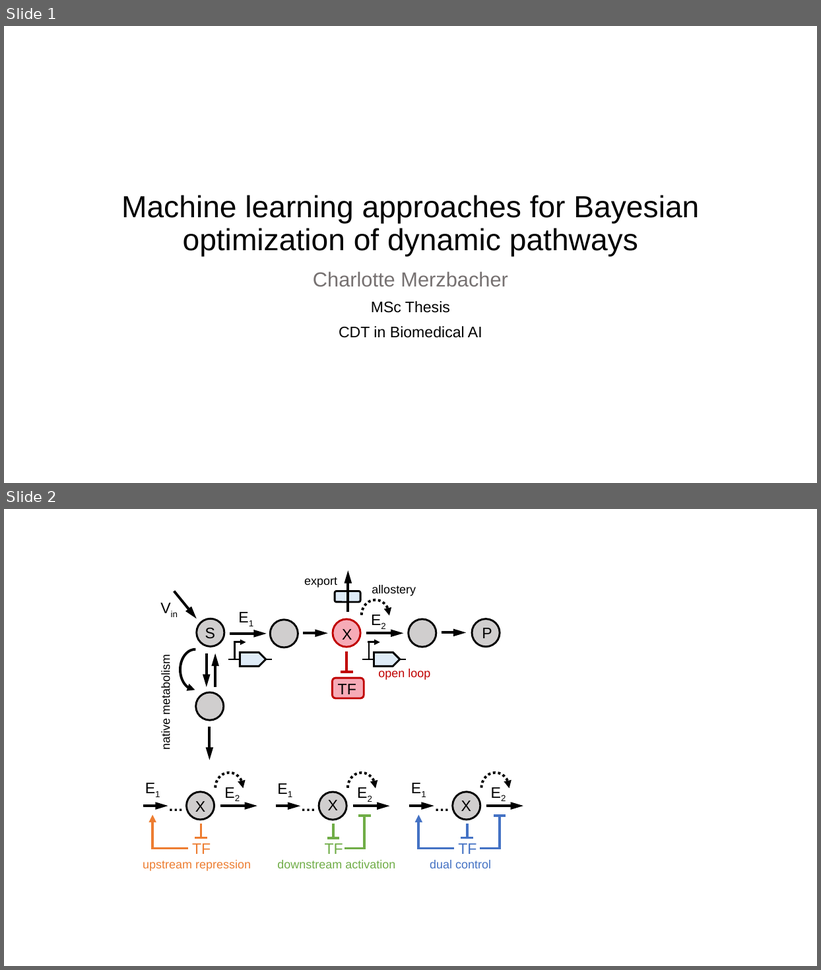
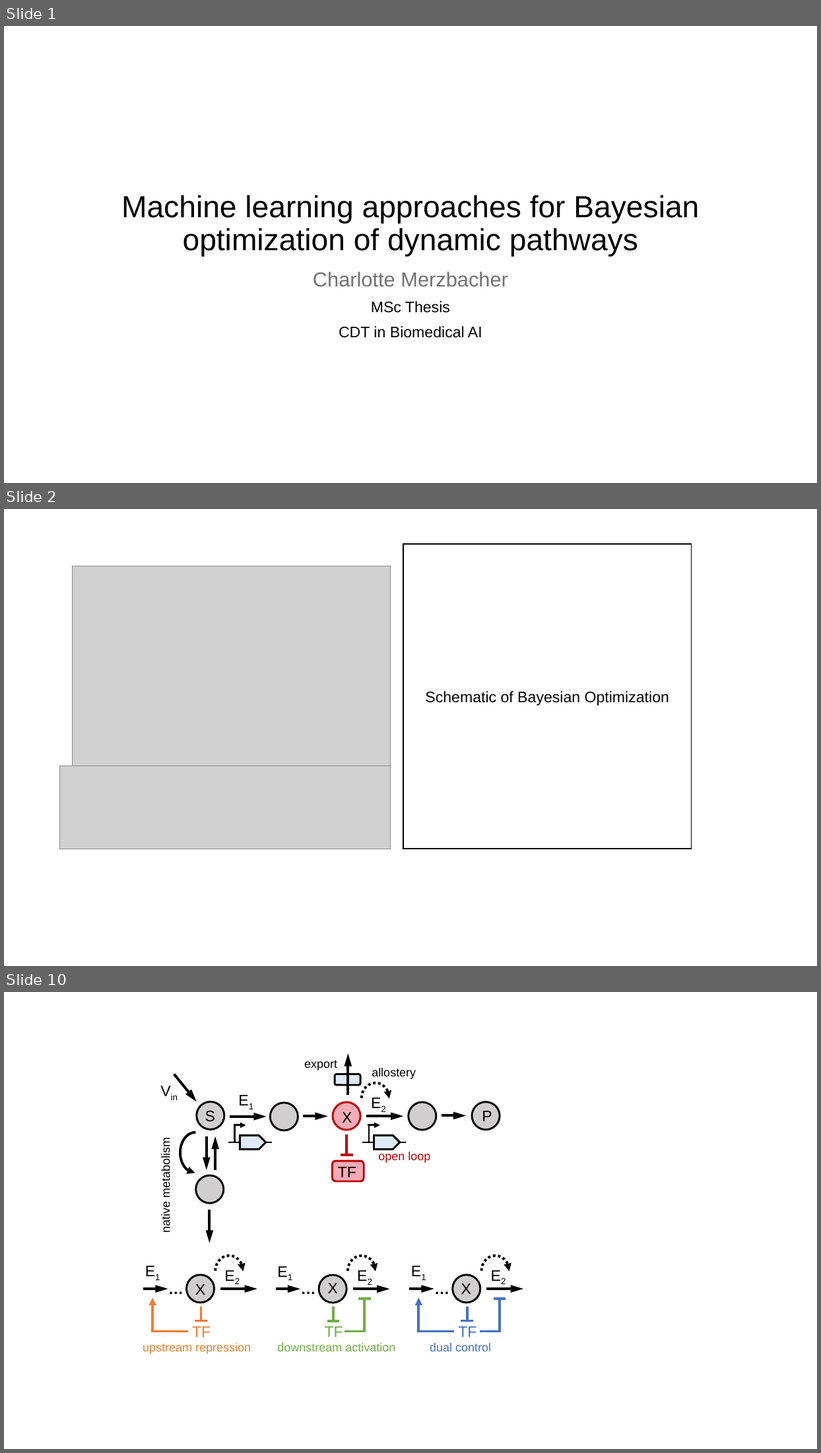
Before and after one commit to cjmerzbacher/bayesopt-dynamic-pathways, a slide deck: Figures.pptx. Shown one above the other, each under a label of ours: slides 1 and 2 before the commit, slides 1, 2 and 10 after it; the slides between them are not shown. The pictures are 821x970 and 821x1453 pixels, drawn with LibreOffice and Linux fonts; fonts in the diff are those of the drawing; grey boxes stand for pictures. Boxes give left, top, right and bottom in pixels: in the first picture for what was removed or moved away, otherwise in the second. Text is boxed around its words. In the diff, an @@ line names an element or a change of style, - is before the commit and + after.

```diff
--- a/Figures.pptx
+++ b/Figures.pptx
@@ slide 2 added at bbox=[4, 509, 817, 966], background #FFFFFF @@
@@ rectangle added at bbox=[403, 545, 692, 850], outline #000000 1 pt, 18 pt, text #000000 @@
+Schematic of Bayesian Optimization
@@ picture added at bbox=[73, 566, 391, 775] @@
@@ picture added at bbox=[59, 766, 391, 850] @@
@@ what was slide 2 is now slide 10 @@
```
Also in this commit, not shown: 1 slide changed, 7 other slides added, 21 other files.
